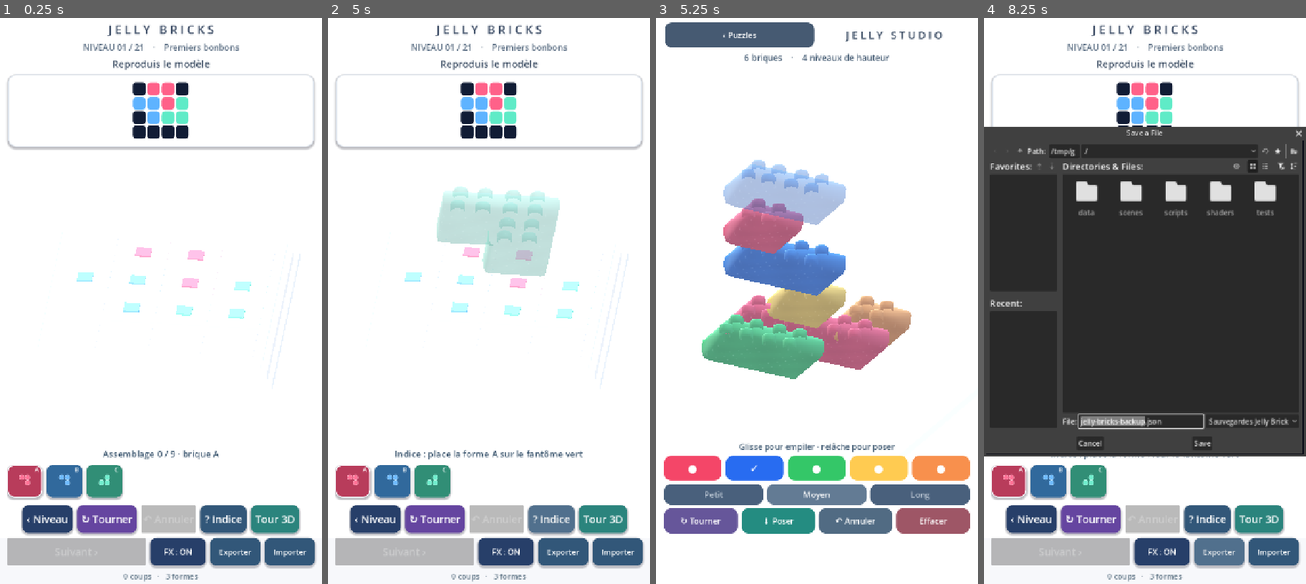
Above: before the commit, frames 1-4 (left to right).
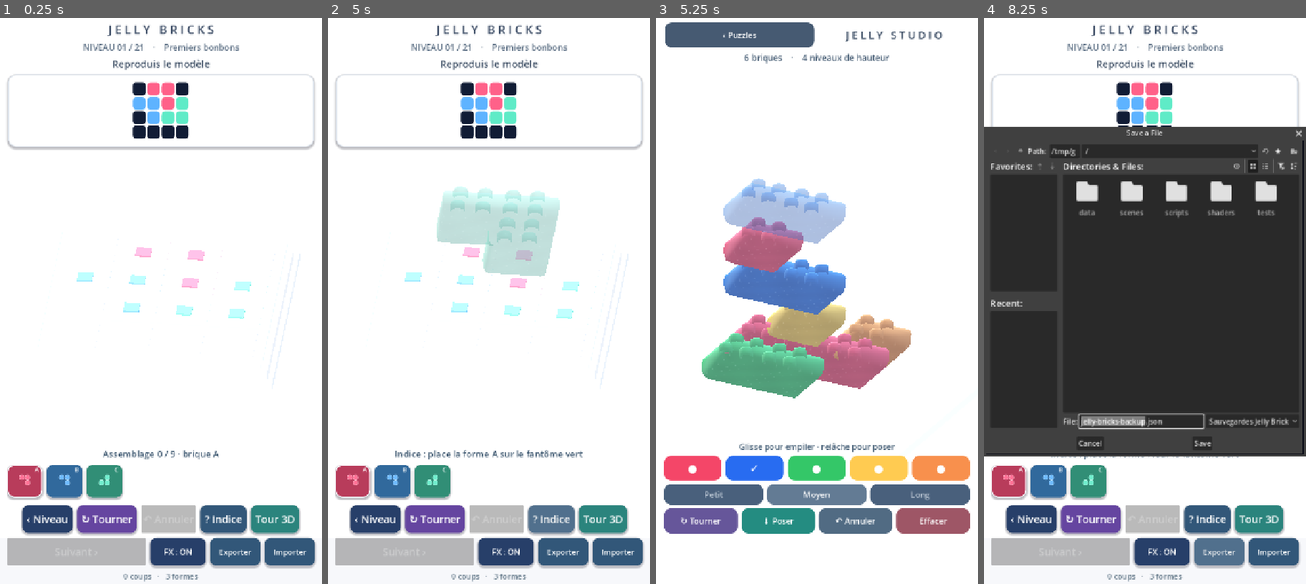
Above: after the commit, the same moments.

Repository: dbrckk/Jelly-bricks
Game: Godot game, scene res://scenes/main.tscn
Same seed, same stepped clock (60 frames per second), same inputs: the game is played once before the commit and once after it.
Inputs (mouse positions are in pixels of both pictures, inside the frame that each line leads up to):
- Up to frame 1 (0.25 s): no input
- Up to frame 2 (5 s): click (353, 482) at 0.52 s; click (392, 482) at 1.27 s; click (431, 482) at 2.02 s; click "‹ Niveau" at 2.75 s; click "↻ Tourner" at 3.5 s; click "? Indice" at 4.25 s
- Up to frame 3 (5.25 s): click "Tour 3D" at 5 s
- Up to frame 4 (8.25 s): click "‹ Puzzles" at 5.75 s; click "FX : ON" at 6.5 s; click "FX : OFF" at 7.25 s; click "Exporter" at 8 s

Frames 1-2 are identical in both runs. In frame 3, 13% of the frame differs, in the area x 14-80%, y 25-68%; in frame 4, 0.8%.

Commit message:
fix(render): seat ground bricks on white plinth and upper bricks on actual gel studs

Diff:
--- a/native-godot/scripts/stack_mode.gd
+++ b/native-godot/scripts/stack_mode.gd
@@ -314,8 +314,10 @@
     return root_piece
 
 func _world_position(entry: Dictionary) -> Vector3:
+    # Bottom of gel body is at y=.055; the plinth surface is at y=-.30.
+    # Each layer rises .74 so its underside meets the studs below it.
     return Vector3(float(entry["col"]) - float(GRID) * .5,
-        .10 + float(entry["layer"]) * STEP,
+        -.33 + float(entry["layer"]) * STEP,
         float(entry["row"]) - float(GRID) * .5)
 
 func _rebuild() -> void:
